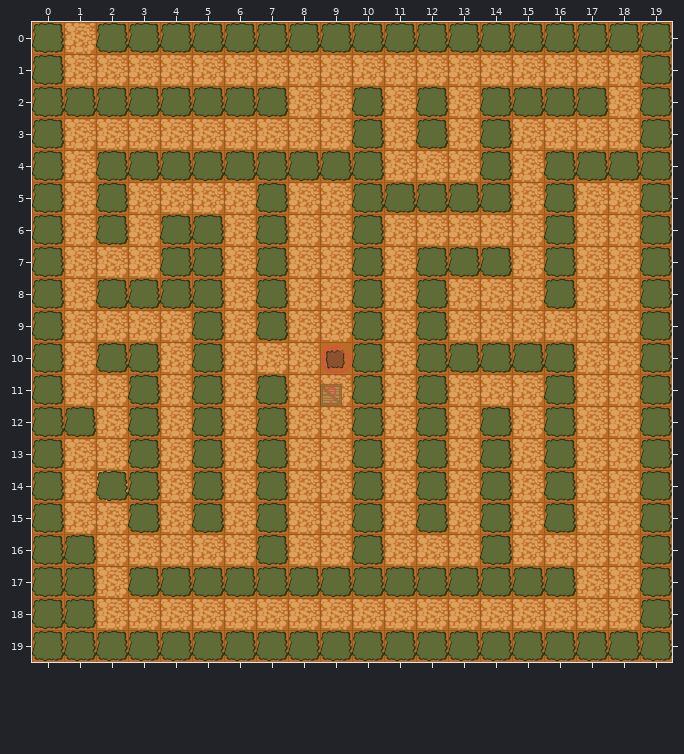
Tiled map, stored at assets/map/ground.tmx. Above is the file before it was changed.
Cells are 64x64 px. Shown: x 0..19, y 0..19.
Once edited:
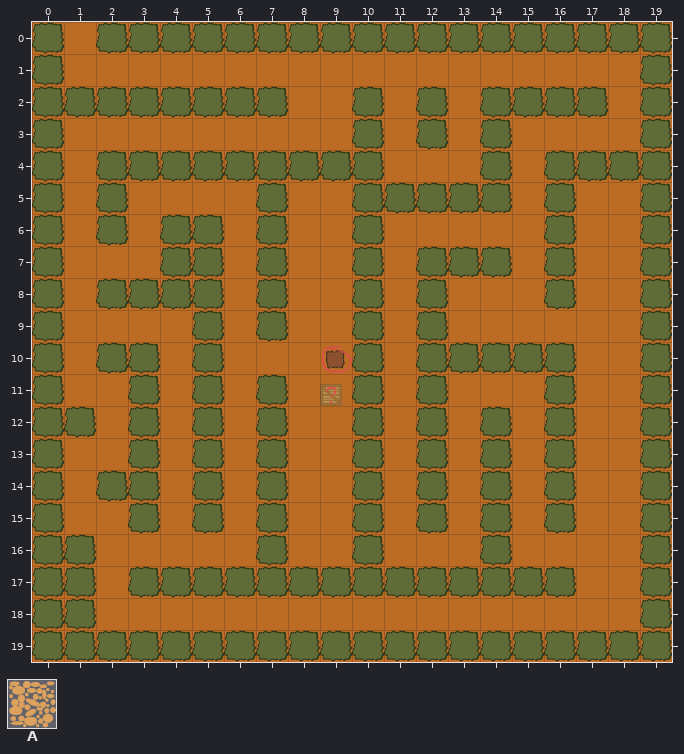
Key: from "ground": A 2 "groundpath".
_ is an empty cell.
The exact change:
Layer "path" (removed):
The edit erases tile A in row 0 at x 1; in row 1 at x 1 to 18; in row 2 at x 8 to 9, 11, 13 and 18; in row 3 at x 1 to 9, 11, 13 and 15 to 18; in row 4 at x 1, 11 to 13 and 15; in row 5 at x 1, 3 to 6, 8 to 9, 15 and 17 to 18.
The edit erases tile A in row 6 at x 1, 3, 6, 8 to 9, 11 to 15 and 17 to 18; in row 7 at x 1 to 3, 6, 8 to 9, 11, 15 and 17 to 18; in row 8 at x 1, 6, 8 to 9, 11, 13 to 15 and 17 to 18; in row 9 at x 1 to 4, 6, 8 to 9, 11 and 13 to 18; in row 10 at x 1, 4, 6 to 8, 11 and 17 to 18; in row 11 at x 1 to 2, 4, 6, 8 to 9, 11, 13 to 15 and 17 to 18.
The edit erases tile A in row 12 at x 2, 4, 6, 8 to 9, 11, 13, 15 and 17 to 18; in rows 13 to 15 at x 1 to 2, 4, 6, 8 to 9, 11, 13, 15 and 17 to 18; in row 16 at x 2 to 6, 8 to 9, 11 to 13 and 15 to 18; in row 17 at x 2 and 17 to 18; in row 18 at x 2 to 18.
